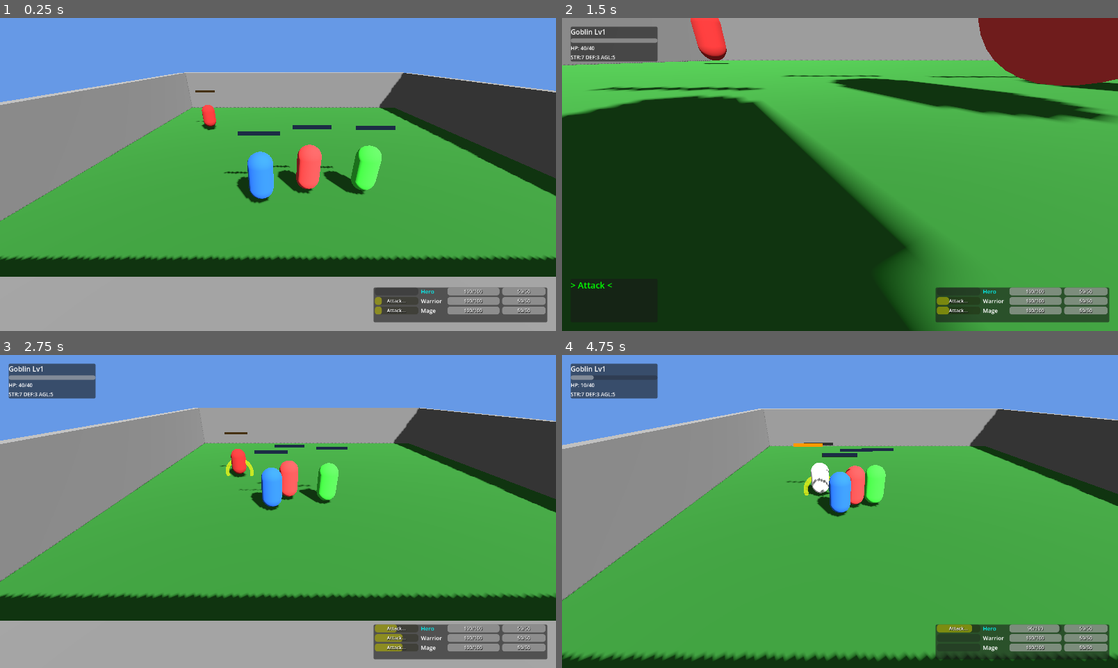
Above: before the commit, frames 1-4 (two rows, left to right).
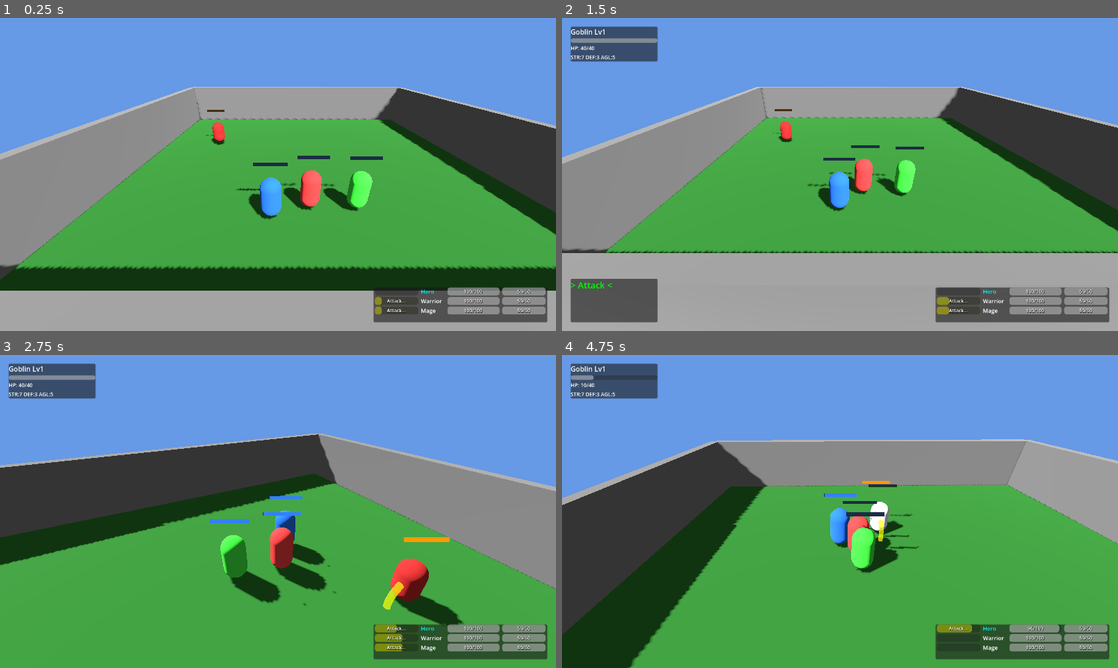
Above: after the commit, the same moments.

Repository: sphenlee/gauntlet
Game: Godot game, scene res://scenes/main.tscn
The game is run twice, just before and just after one commit, with the same random seed, the same clock (stepped at 60 frames per second) and the same inputs.
Inputs:
- Up to frame 1 (0.25 s): no input
- Up to frame 2 (1.5 s): tap Enter (action_confirm) at 0.5 s; hold D (move_right) 0.53-1.28 s; hold Enter (action_confirm) 0.53-1.28 s; hold S (move_down) from 1.28 s (still down); tap E (enemy_select_next) at 1.35 s
- Up to frame 3 (2.75 s): tap Enter (action_confirm) at 2 s; release S (move_down) at 2.03 s; hold D (move_right) from 2.03 s (still down); hold Q (enemy_select_prev) from 2.03 s (still down)
- Up to frame 4 (4.75 s): release D (move_right) at 2.78 s; release Q (enemy_select_prev) at 2.78 s; hold W (move_up) 2.78-3.53 s; tap Tab (leader_switch_next) at 2.85 s; hold Enter (action_confirm) 3.53-4.28 s; hold A (move_left) from 3.53 s (still down); tap E (enemy_select_next) at 4.35 s

The runs differ from the first frame. In frame 1, 30% of the frame differs, in the area x 0-100%, y 17-88%; in frame 2, 85%, in the area x 0-100%, y 0-100%; in frame 3, 61%; in frame 4, 43%.

Commit message:
Fix camera: smooth follow, no floor clipping, drag behind movement
- Use exponential smoothing (1 - exp(-speed * dt)) for frame-rate
  independent smooth following instead of raw lerp
- Add pivot_height offset (1.5) so camera pivot sits above the
  character, preventing floor clipping
- Raise minimum pitch from -60 to -50 degrees
- Add spring arm margin (0.5) to avoid surface clipping
- Camera now drags behind the player's movement direction instead of
  snapping back to a fixed yaw, giving natural trailing behavior
- Snap to target also faces the character's facing direction

Co-authored-by: Copilot <223556219+Copilot@users.noreply.github.com>

Diff:
--- a/scripts/camera_controller.gd
+++ b/scripts/camera_controller.gd
@@ -2,17 +2,18 @@
 extends Node3D
 
 @export var follow_target: Node3D
-@export var follow_speed: float = 5.0
+@export var follow_speed: float = 8.0
 @export var camera_distance: float = 8.0
-@export var camera_height: float = 5.0
-@export var camera_angle_min: float = -60.0
-@export var camera_angle_max: float = -10.0
-@export var orbit_speed: float = 2.0
-@export var recenter_speed: float = 1.5
+@export var pivot_height: float = 1.5
+@export var camera_angle_min: float = -50.0
+@export var camera_angle_max: float = -15.0
+@export var orbit_speed: float = 2.5
+@export var drag_speed: float = 3.0
 
 var orbit_yaw: float = 0.0
 var orbit_pitch: float = -30.0
 var is_player_moving: bool = false
+var player_move_direction: Vector3 = Vector3.ZERO
 var spring_arm: SpringArm3D
 var camera: Camera3D
 
@@ -31,19 +32,24 @@
 	if not follow_target or not is_instance_valid(follow_target):
 		return
 
-	# Follow target position
-	global_position = global_position.lerp(follow_target.global_position, follow_speed * delta)
+	# Smooth follow target position with height offset
+	var target_pos = follow_target.global_position + Vector3(0, pivot_height, 0)
+	var weight = 1.0 - exp(-follow_speed * delta)
+	global_position = global_position.lerp(target_pos, weight)
 
-	# Camera orbit input
+	# Camera orbit input (right stick)
 	var cam_input = Input.get_vector("camera_left", "camera_right", "camera_up", "camera_down")
 	if abs(cam_input.x) > 0.1:
 		orbit_yaw -= cam_input.x * orbit_speed * delta
 	if abs(cam_input.y) > 0.1:
 		orbit_pitch = clamp(orbit_pitch - cam_input.y * orbit_speed * delta * 30.0, camera_angle_min, camera_angle_max)
 
-	# Auto-recenter when player is moving
-	if is_player_moving:
-		orbit_yaw = lerp_angle(orbit_yaw, 0.0, recenter_speed * delta)
+	# Drag behind player movement direction
+	if is_player_moving and player_move_direction.length() > 0.1:
+		# Calculate the yaw angle that would put the camera behind the movement direction
+		var move_angle = atan2(player_move_direction.x, player_move_direction.z)
+		var target_yaw = move_angle + PI  # Camera sits behind
+		orbit_yaw = lerp_angle(orbit_yaw, target_yaw, drag_speed * delta)
 
 	# Apply orbit
 	rotation.y = orbit_yaw
@@ -54,5 +60,6 @@
 
 func snap_to_target() -> void:
 	if follow_target and is_instance_valid(follow_target):
-		global_position = follow_target.global_position
-		orbit_yaw = 0.0
+		global_position = follow_target.global_position + Vector3(0, pivot_height, 0)
+		# Face the same direction as the target
+		orbit_yaw = follow_target.rotation.y + PI
--- a/scripts/main.gd
+++ b/scripts/main.gd
@@ -150,6 +150,7 @@
 	spring_arm.name = "SpringArm3D"
 	spring_arm.spring_length = 8.0
 	spring_arm.collision_mask = 1
+	spring_arm.margin = 0.5
 	camera_controller.add_child(spring_arm)
 
 	var camera = Camera3D.new()
@@ -376,6 +377,10 @@
 	var cam_basis = camera_controller.get_camera_basis()
 	leader.apply_leader_input(input_dir, cam_basis)
 	camera_controller.is_player_moving = input_dir.length() > 0.1
+	if input_dir.length() > 0.1:
+		var move_dir = (cam_basis * Vector3(input_dir.x, 0, input_dir.y)).normalized()
+		move_dir.y = 0
+		camera_controller.player_move_direction = move_dir
 
 func _handle_follower_formation(delta: float) -> void:
 	var leader = party[party_leader_index]
